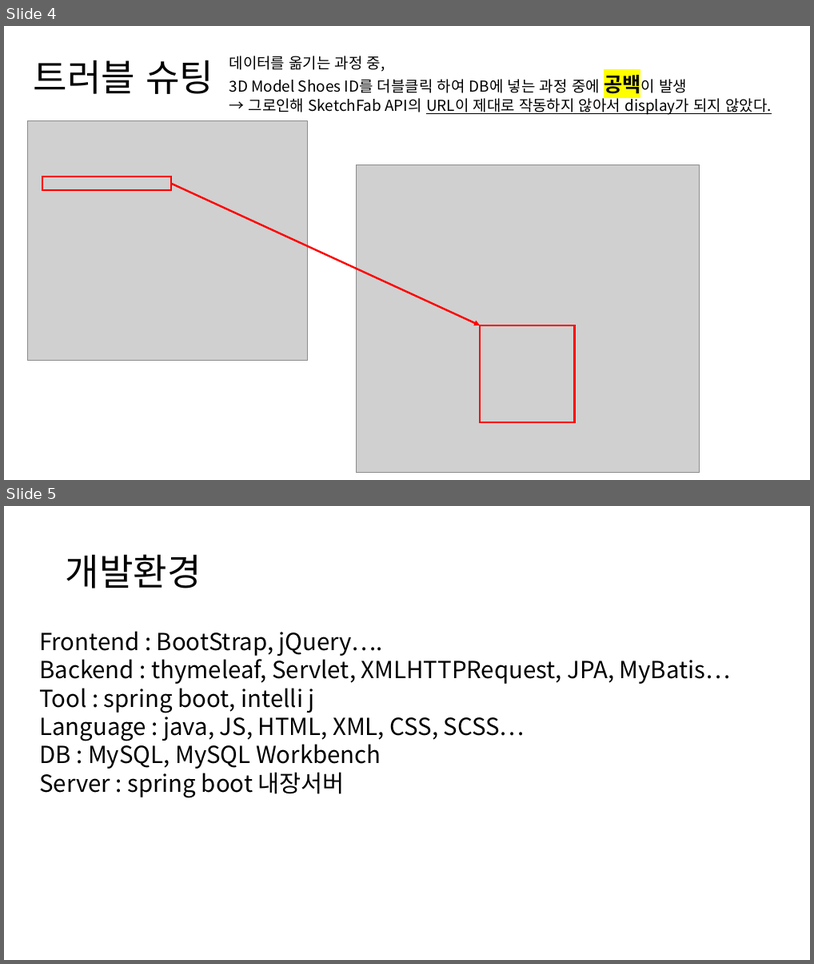
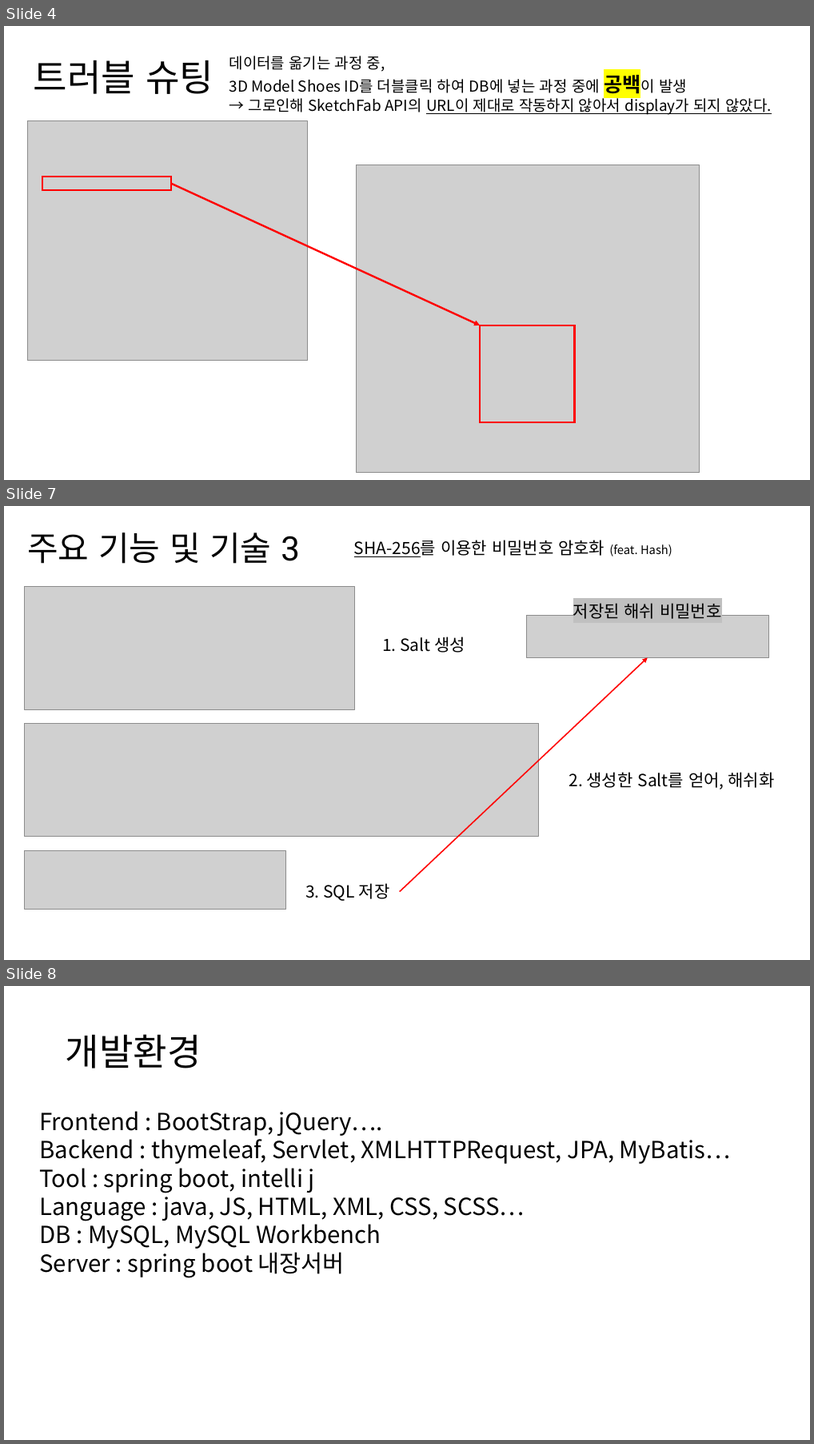
Before and after one commit to Github-AppData/3DShoesModel_WebSite, a slide deck: Documents/Report/졸업작품_최종 발표.pptx. Shown one above the other, each under a label of ours: slides 4 and 5 before the commit, slides 4, 7 and 8 after it; the slides between them are not shown. The pictures are 814x964 and 814x1444 pixels, drawn with LibreOffice and Linux fonts; fonts in the diff are those of the drawing; grey boxes stand for pictures. Boxes give left, top, right and bottom in pixels: in the first picture for what was removed or moved away, otherwise in the second. Text is boxed around its words. In the diff, an @@ line names an element or a change of style, - is before the commit and + after.

```diff
--- a/Documents/Report/졸업작품_최종 발표.pptx
+++ b/Documents/Report/졸업작품_최종 발표.pptx
@@ slide 7 added at bbox=[4, 506, 810, 960], background #FFFFFF @@
@@ title added at bbox=[27, 532, 300, 564], 40 pt, text #000000 @@
+주요 기능 및 기술 3
@@ text added at bbox=[354, 540, 673, 557], 20 pt, text #000000 @@
+SHA-256를 이용한 비밀번호 암호화 (feat. Hash)
@@ picture added at bbox=[25, 587, 355, 710] @@
@@ picture added at bbox=[526, 616, 770, 658] @@
@@ text added at bbox=[574, 603, 722, 619], 20 pt, text #000000 @@
+저장된 해쉬 비밀번호
@@ text added at bbox=[382, 636, 466, 652], 20 pt, text #000000 @@
+1. Salt 생성
@@ arrow added from (400, 892) to (648, 658), #FF0000 1.5 pt @@
@@ picture added at bbox=[25, 723, 538, 836] @@
@@ text added at bbox=[569, 772, 774, 789], 20 pt, text #000000 @@
+2. 생성한 Salt를 얻어, 해쉬화
@@ picture added at bbox=[25, 850, 286, 908] @@
@@ text added at bbox=[306, 883, 390, 900], 20 pt, text #000000 @@
+3. SQL 저장
@@ what was slide 5 is now slide 8 @@
```
Also in this commit, not shown: 3 other slides added, 2 other files.
